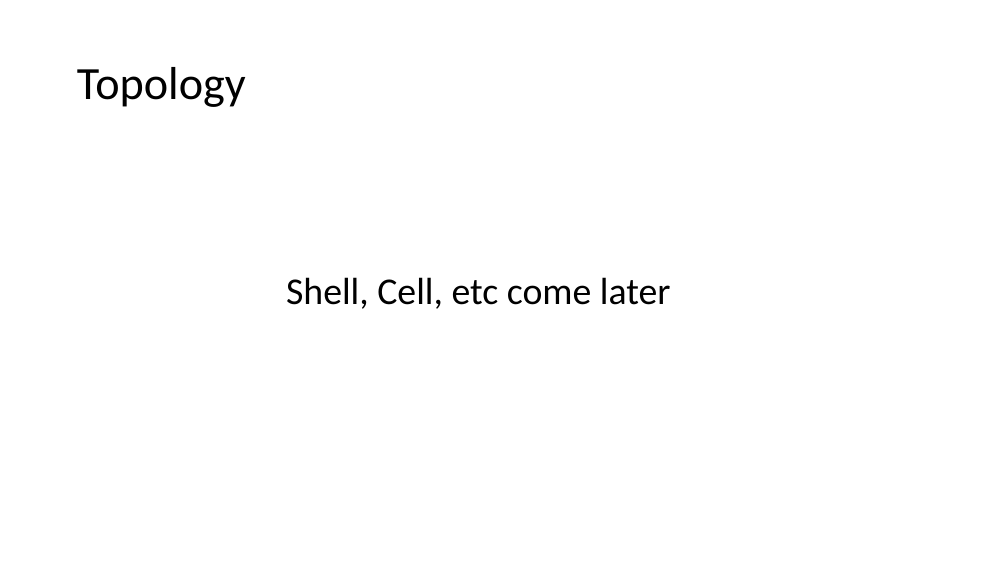
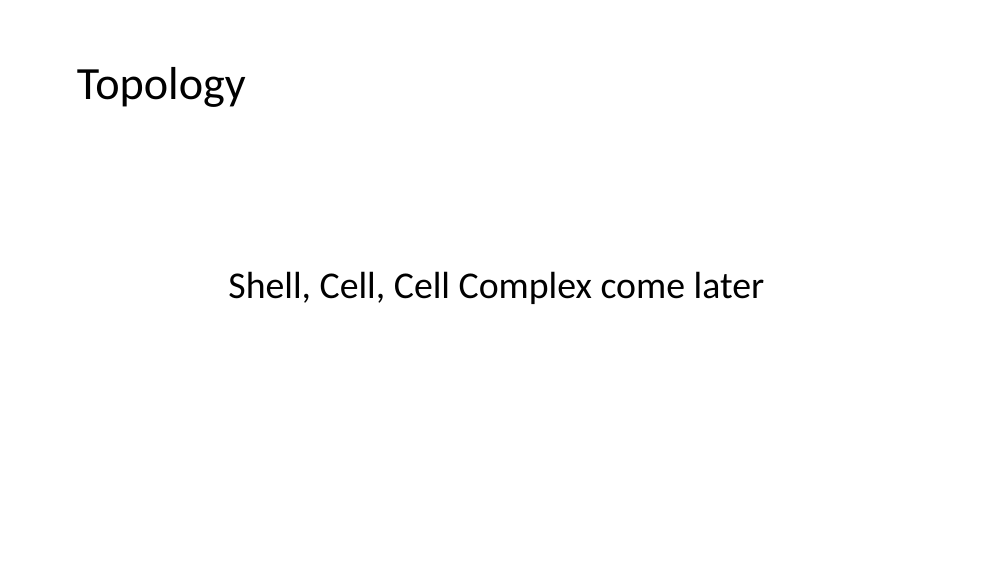
Before and after one commit to automaticmagic/topolys, a slide deck: slide 11 of design/Classes.pptx. Drawn at 1008x567 pixels with LibreOffice and Linux fonts; fonts in the diff are those of the drawing. Boxes give left, top, right and bottom in pixels: in the first picture for what was removed or moved away, otherwise in the second. Text is boxed around its words. In the diff, an @@ line names an element or a change of style, - is before the commit and + after.

```diff
--- a/design/Classes.pptx
+++ b/design/Classes.pptx
@@ text at bbox=[228, 271, 765, 304]: text changed @@
-Shell, Cell, etc come later
+Shell, Cell, Cell Complex come later
```
Also in this commit, not shown: 2 other slides changed, 4 other files.
